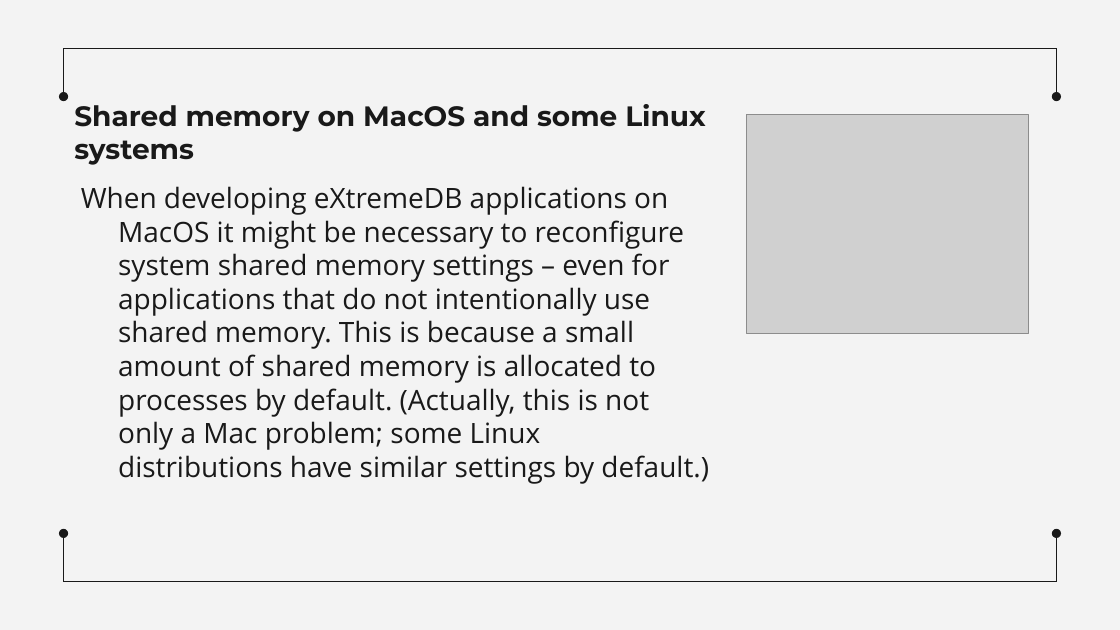
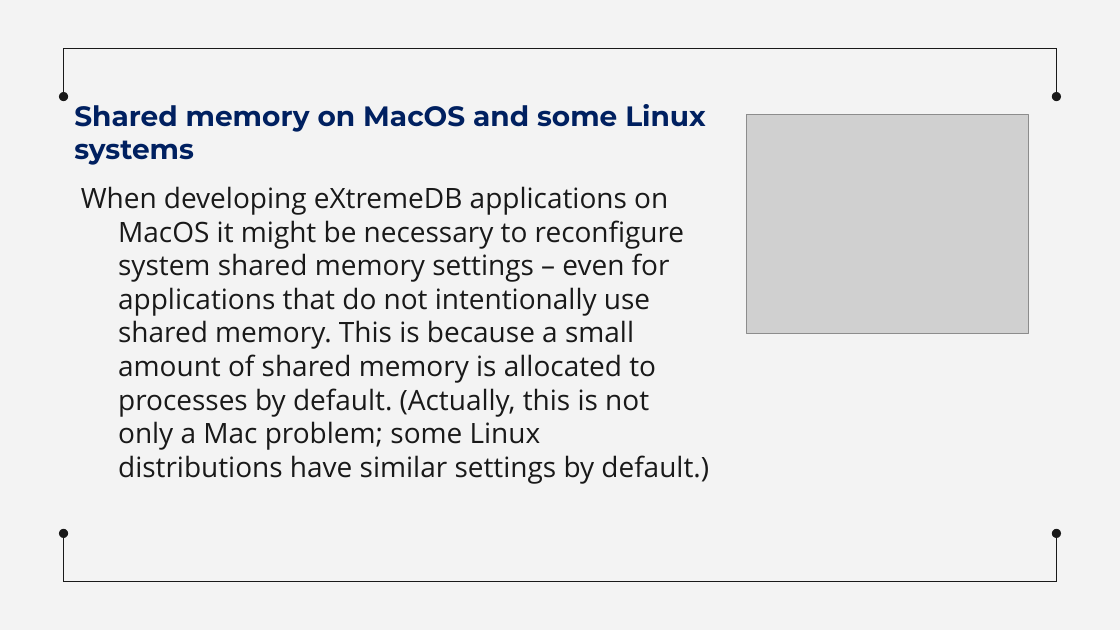
Before and after one commit to MahmoudEssam707/Operating-System, a slide deck: slide 22 of Presentaion on Shared Memory Machines/Sharing Memory Machines - Copy.pptx. Drawn at 1120x630 pixels with LibreOffice and Linux fonts; fonts in the diff are those of the drawing; grey boxes stand for pictures. Boxes give left, top, right and bottom in pixels: in the first picture for what was removed or moved away, otherwise in the second. Text is boxed around its words. In the diff, an @@ line names an element or a change of style, - is before the commit and + after.

```diff
--- a/Presentaion on Shared Memory Machines/Sharing Memory Machines - Copy.pptx
+++ b/Presentaion on Shared Memory Machines/Sharing Memory Machines - Copy.pptx
@@ title "Shared memory on MacOS and ..." at [74, 104, 706, 165]: text colour #191919 to #002060 @@
```
Also in this commit, not shown: 3 other slides changed.
